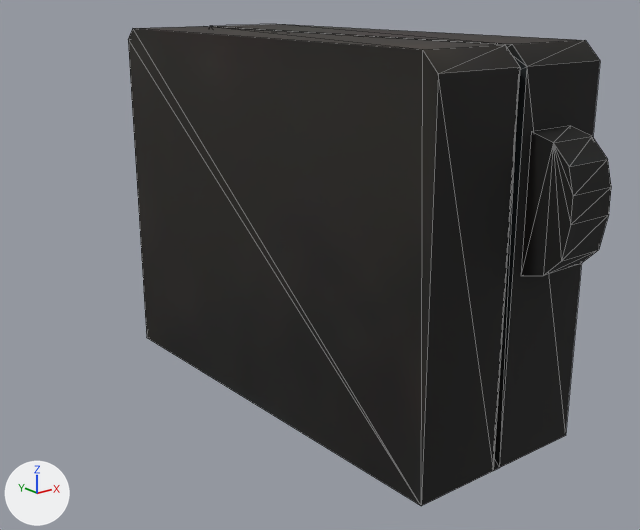
The FBX model Assets/FBX/Location/Mufta/bvs.fbx, before and after one commit.
The view is the same before and after, from a camera (50 mm lens) standing at (9.2245, -2.391, 0.4117) and looking at (9.3052, -2.2901, 0.3714). Arrows for +X, +Y and +Z are at lower left; the lights stay in place. Mesh edges are drawn as thin lines. Where no turn or scale is listed for an object, it has been applied to the vertices.

The older version as bpy lines, for what is in view:
```python
me_mesh = bpy.data.meshes.new('Mesh')
me_mesh.from_pydata(...)  # 84 vertices, 132 faces; spans x -0.022..0.022, y -0.0405..0.0405, z -0.0287..0.0287
me_mesh.materials.append(mat_sep_hi)  # picture img_sep_hi_jpg
ob_bvs = bpy.data.objects.new('bvs', me_mesh)
ob_bvs.location = (9.3195, -2.2873, 0.3764)
```
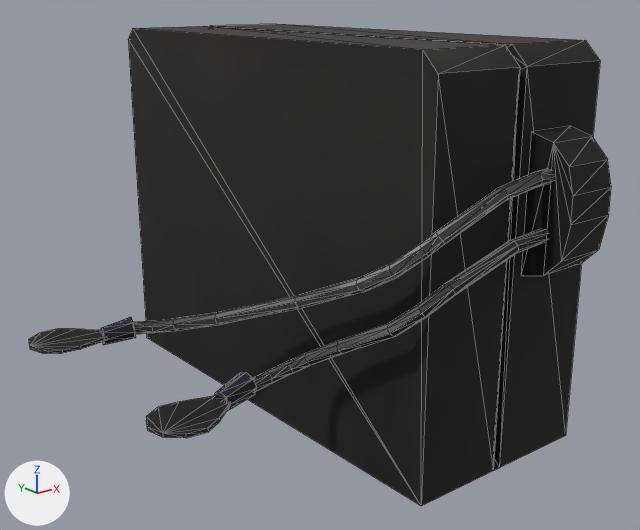
Location of each change, (x1, y1, x2, y2) in pixels of the pictures (640 x 530 px):
```json
{"object": "bvs", "change": "reshaped", "before": [128, 24, 611, 506], "after": [29, 24, 611, 506], "on screen": "20% wider"}
{"part": 1, "of": "me_mesh", "change": "added", "after": [133, 169, 554, 334]}
{"part": 2, "of": "me_mesh", "change": "added", "after": [253, 229, 547, 391]}
{"part": 3, "of": "me_mesh", "change": "added", "after": [146, 396, 230, 438], "on screen": "black"}
{"part": 4, "of": "me_mesh", "change": "added", "after": [29, 329, 106, 354], "on screen": "black"}
{"part": 5, "of": "me_mesh", "change": "added", "after": [214, 372, 257, 411]}
{"part": 6, "of": "me_mesh", "change": "added", "after": [101, 317, 136, 345], "on screen": "black"}
```

Scene script edits in JSON lines:
```json
{"block": "me_mesh", "where": "# used by ob_bvs; location = (9.3195, -2.2873, 0.3764)"}
{"op": "remove", "block": "me_mesh", "code": "me_mesh.from_pydata(...)  # 84 vertices, 132 faces; spans x -0.022..0.022, y -0.0405..0.0405, z -0.0287..0.0287"}
{"op": "add", "block": "me_mesh", "code": "me_mesh.from_pydata(...)  # 332 vertices, 564 faces; spans x -0.0527..0.022, y -0.0405..0.0405, z -0.0287..0.0287"}
{"block": "me_mesh", "change": "me_mesh part 1: a new loose piece of 96 vertices spanning x -0.0389..-0.0034, y -0.0376..0.0137, z -0.0151..0.0139, in mat_sep_hi (picture img_sep_hi_jpg)"}
{"block": "me_mesh", "change": "me_mesh part 2: a new loose piece of 80 vertices spanning x -0.0374..-0.0034, y -0.0372..-0.0133, z -0.0158..0.0062, in mat_sep_hi (picture img_sep_hi_jpg)"}
{"block": "me_mesh", "change": "me_mesh part 3: a new loose piece of 20 vertices spanning x -0.0512..-0.0398, y -0.0208..-0.0122, z -0.0154..-0.0148, in mat_sep_hi (picture img_sep_hi_jpg)"}
{"block": "me_mesh", "change": "me_mesh part 4: a new loose piece of 20 vertices spanning x -0.0527..-0.0414, y 0.0127..0.0213, z -0.0154..-0.0148, in mat_sep_hi (picture img_sep_hi_jpg)"}
{"block": "me_mesh", "change": "me_mesh part 5: a new loose piece of 16 vertices spanning x -0.0409..-0.0356, y -0.0168..-0.0131, z -0.0165..-0.0124, in mat_sep_hi (picture img_sep_hi_jpg)"}
{"block": "me_mesh", "change": "me_mesh part 6: a new loose piece of 16 vertices spanning x -0.0428..-0.0375, y 0.0113..0.016, z -0.0165..-0.0124, in mat_sep_hi (picture img_sep_hi_jpg)"}
```
